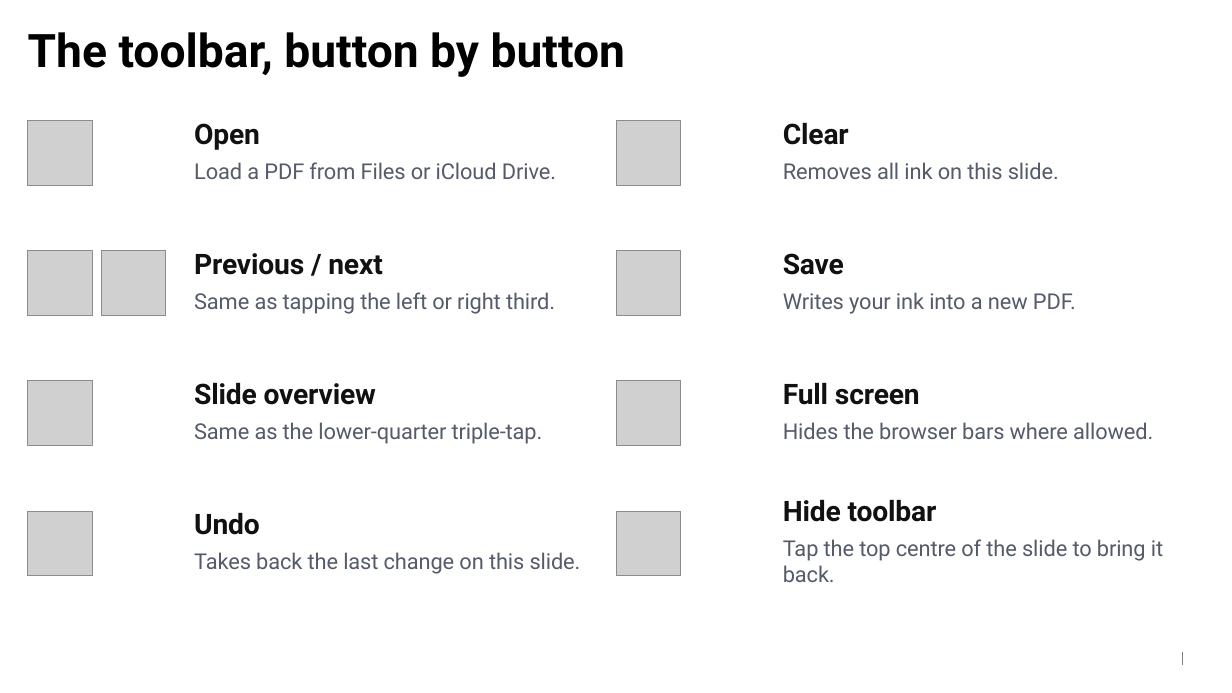
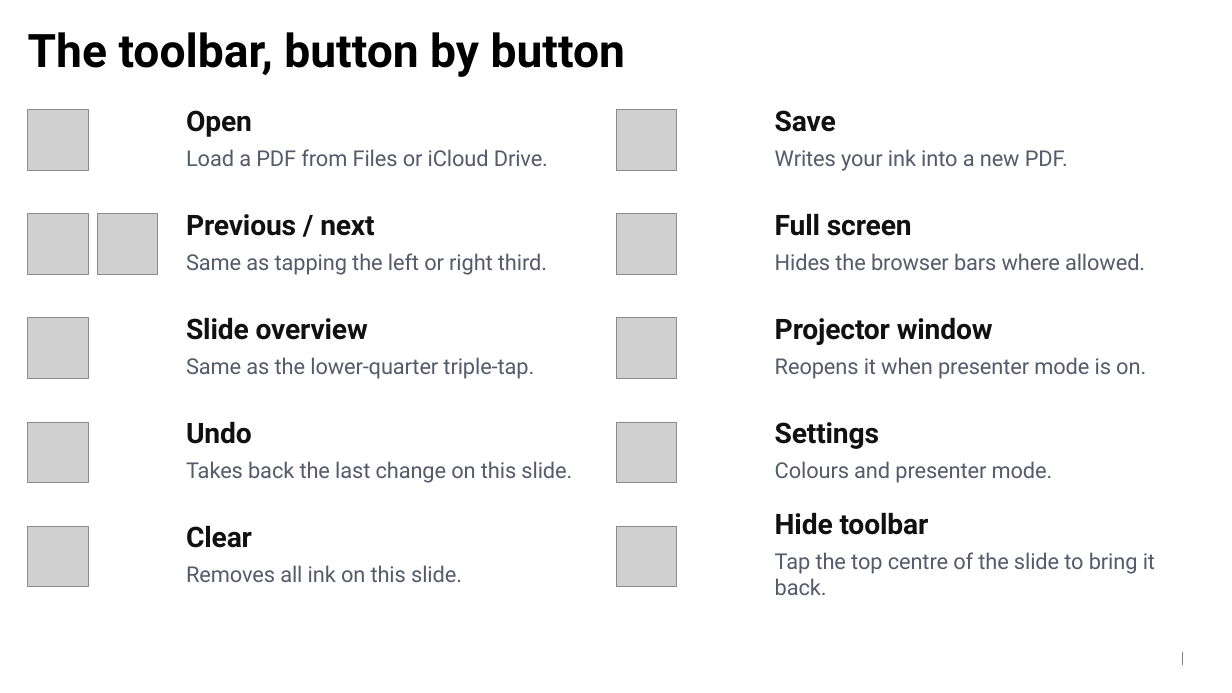
Before and after one commit to tessonec/bdlt-pdf-presenter, a slide deck: slide 8 of source/guide-deck.pptx. Drawn at 1232x693 pixels with LibreOffice and Linux fonts; fonts in the diff are those of the drawing; grey boxes stand for pictures; background and template pictures are left out. Boxes give left, top, right and bottom in pixels: in the first picture for what was removed or moved away, otherwise in the second. Text is boxed around its words. In the diff, an @@ line names an element or a change of style, - is before the commit and + after.

```diff
--- a/source/guide-deck.pptx
+++ b/source/guide-deck.pptx
@@ picture: place and size @@
-picture at [28, 121, 92, 186]
+picture at [28, 110, 89, 171]
@@ text "Open": place and size @@
-text "Open" at [194, 123, 556, 179]
+text "Open" at [186, 110, 548, 166]
@@ picture: place and size @@
-picture at [616, 250, 681, 315]
+picture at [616, 110, 677, 171]
@@ text "Save": place and size @@
-text "Save" at [783, 253, 1076, 314]
+text "Save" at [775, 110, 1068, 171]
@@ picture: place and size @@
-picture at [28, 250, 92, 315]
+picture at [28, 213, 89, 274]
@@ picture: place and size @@
-picture at [102, 250, 166, 315]
+picture at [97, 213, 158, 274]
@@ text "Previous / next": place and size @@
-text "Previous / next" at [194, 253, 555, 314]
+text "Previous / next" at [186, 214, 547, 275]
@@ picture: place and size @@
-picture at [616, 381, 681, 445]
+picture at [616, 213, 677, 274]
@@ text "Full screen": place and size @@
-text "Full screen" at [783, 382, 1153, 439]
+text "Full screen" at [775, 213, 1145, 270]
@@ picture: place and size @@
-picture at [28, 381, 92, 445]
+picture at [28, 318, 89, 379]
@@ text "Slide overview": place and size @@
-text "Slide overview" at [194, 382, 543, 444]
+text "Slide overview" at [186, 317, 534, 379]
@@ picture added at [616, 318, 677, 379] @@
@@ text added at [775, 317, 1146, 379], 17 pt, text #555B6B @@
+Projector window
+Reopens it when presenter mode is on.
@@ picture: place and size @@
-picture at [28, 511, 92, 576]
+picture at [28, 422, 89, 483]
@@ text "Undo": place and size @@
-text "Undo" at [194, 512, 581, 574]
+text "Undo" at [186, 421, 572, 483]
@@ picture added at [616, 422, 677, 483] @@
@@ text added at [775, 422, 1053, 483], 17 pt, text #555B6B @@
+Settings
+Colours and presenter mode.
@@ picture: place and size @@
-picture at [616, 121, 681, 186]
+picture at [28, 526, 89, 587]
@@ text "Clear": place and size @@
-text "Clear" at [783, 122, 1059, 179]
+text "Clear" at [186, 525, 462, 582]
@@ picture: place and size @@
-picture at [616, 511, 681, 576]
+picture at [616, 526, 677, 587]
@@ text "Hide toolbar": place and size @@
-text "Hide toolbar" at [783, 499, 1163, 582]
+text "Hide toolbar" at [775, 512, 1155, 595]
```
Also in this commit, not shown: 2 other slides changed, 1 slide added, 3 other files.
